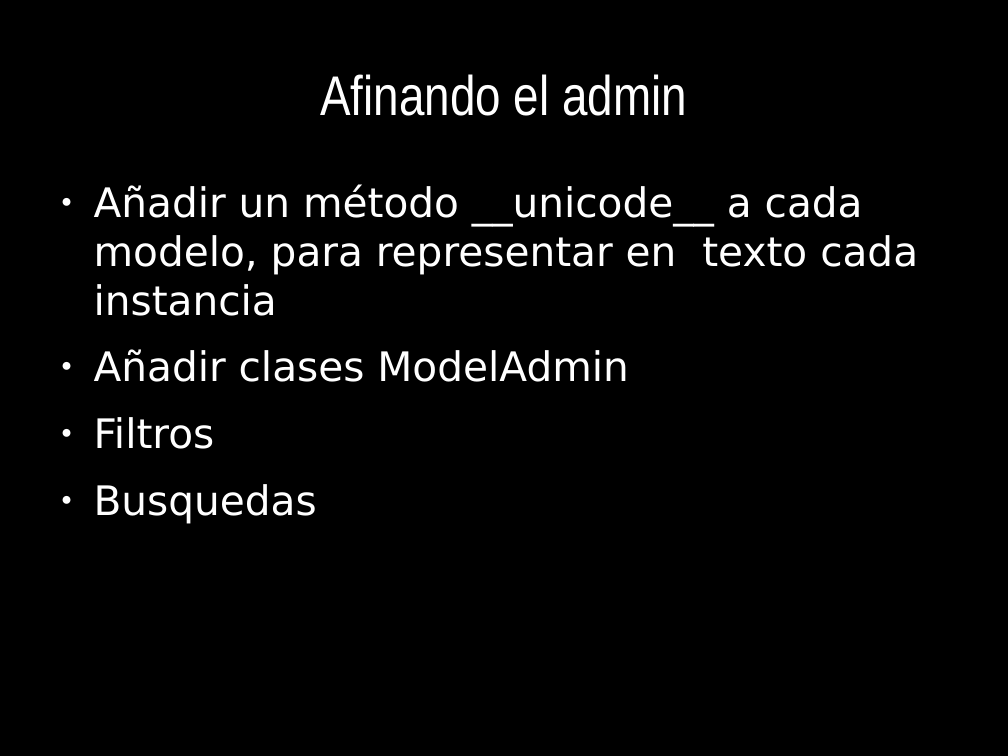
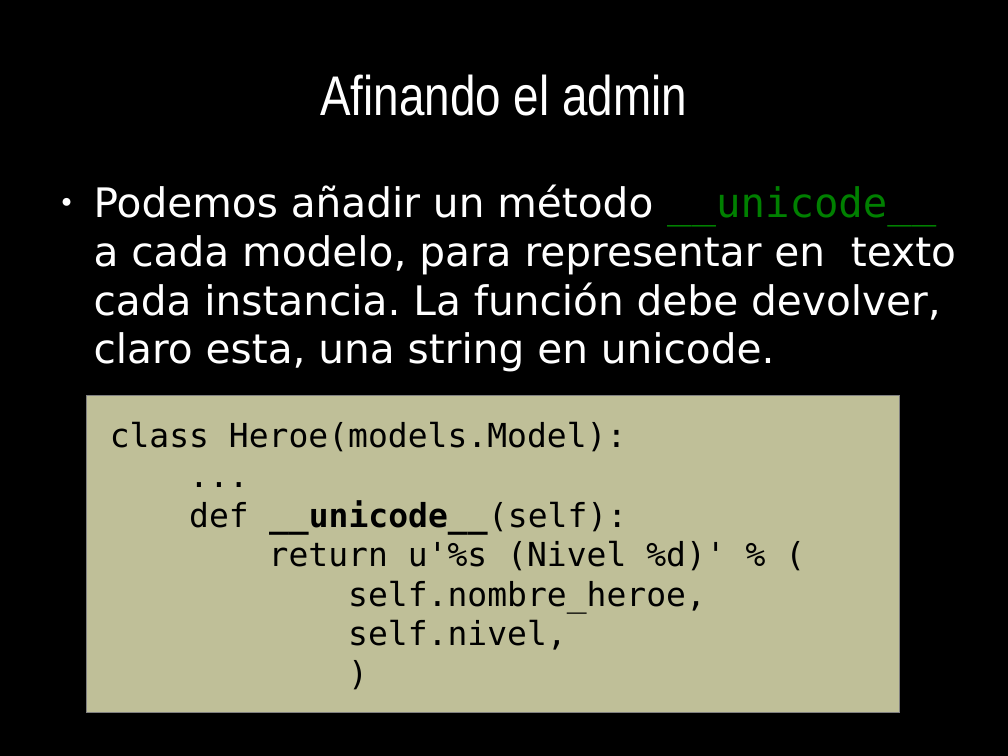
Before and after one commit to euribates/curso-django, a slide deck: slide 59 of presentacion/curso_django.odp (slide 58 before the commit). Drawn at 1008x756 pixels with LibreOffice and Linux fonts; fonts in the diff are those of the drawing. Boxes give left, top, right and bottom in pixels: in the first picture for what was removed or moved away, otherwise in the second. Text is boxed around its words. In the diff, an @@ line names an element or a change of style, - is before the commit and + after.

Commit message:
A?adidos varios superheroes y fotos Empliada la presentaci?n Mejoras en el admin

```diff
--- a/presentacion/curso_django.odp
+++ b/presentacion/curso_django.odp
@@ text at [94,184,956,372]: text changed @@
-● Añadir un método __unicode__ a cada modelo, para representar en texto cada instancia
-● Añadir clases ModelAdmin
-● Filtros
-● Busquedas
+● Podemos añadir un método __unicode__ a cada modelo, para representar en texto cada instancia. La función debe devolver, claro esta, una string en unicode.
@@ rectangle added at [86,396,900,713], fill #FFFFCC at 75% opacity, outline #808080 0 pt @@
@@ text added at [110,421,725,650], 26 pt, text #000000 @@
+class Heroe(models.Model):
+...
+def __unicode__(self):
+return u'%s (Nivel %d)' % (
+self.nombre_heroe,
+self.nivel,
+)
```
Also in this commit, not shown: 4 slides added, 17 other files.
